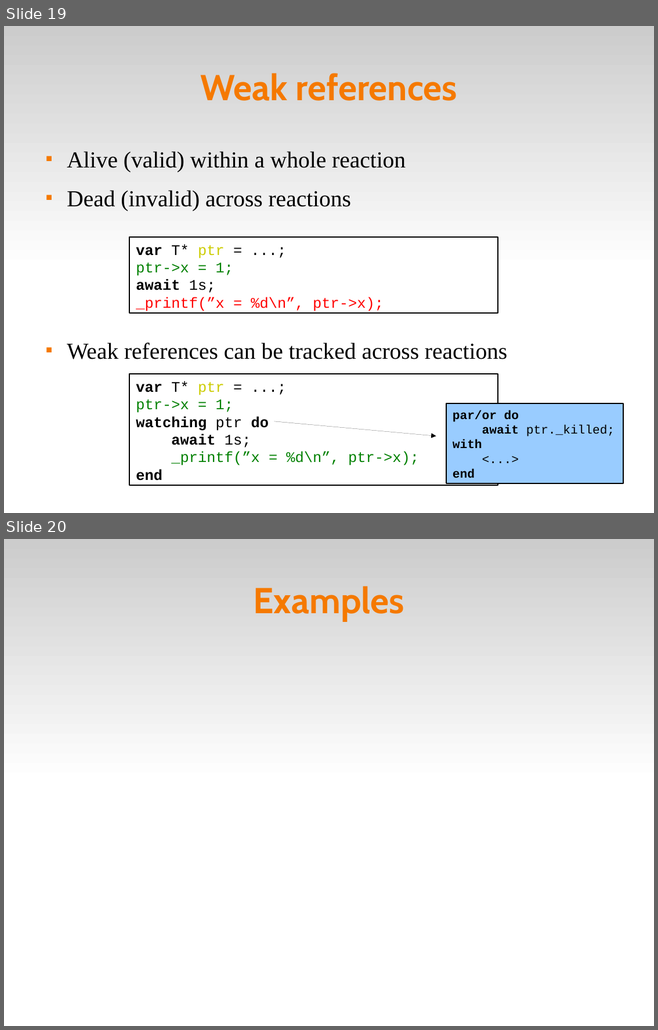
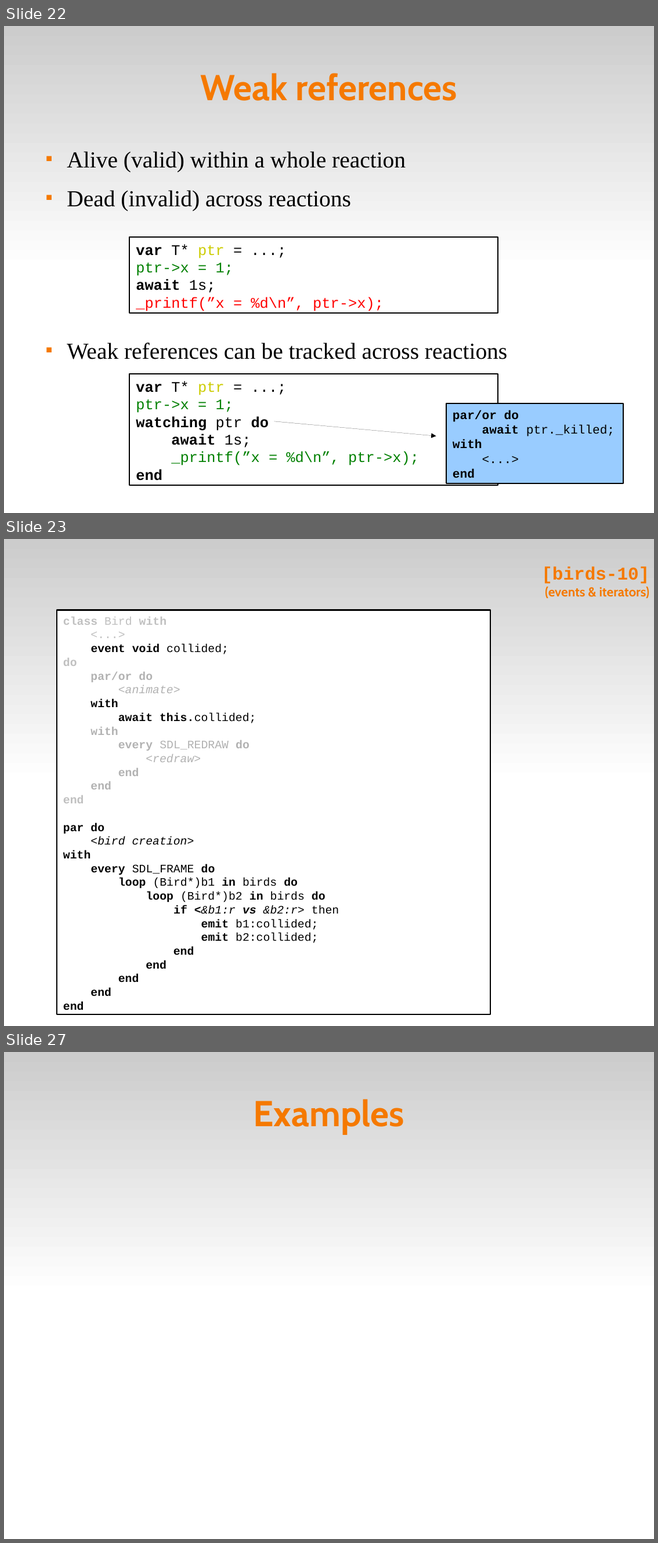
Before and after one commit to fsantanna-no/ceu-docs, a slide deck: ceu_stl.odp. Shown one above the other, each under a label of ours: slides 19 and 20 before the commit, slides 22, 23 and 27 after it; the slides between them are not shown. The pictures are 658x1030 and 658x1543 pixels, drawn with LibreOffice and Linux fonts; fonts in the diff are those of the drawing. Boxes give left, top, right and bottom in pixels: in the first picture for what was removed or moved away, otherwise in the second. Text is boxed around its words. In the diff, an @@ line names an element or a change of style, - is before the commit and + after.

```diff
--- a/ceu_stl.odp
+++ b/ceu_stl.odp
@@ slide 23 added at (4,539,654,1026), background #FFFFFF; not listed: 1 template element that a slide beside it also shows @@
@@ title added at (541,567,650,598), 16 pt, text #F57900, bold @@
+[birds-10]
+(events & iterators)
@@ rectangle added at (57,610,490,1015), fill #FFFFFF, outline #000000 1.45 pt, 14 pt, text #000000 @@
+class Bird with
+<...>
+event void collided;
+do
+par/or do
+<animate>
+with
+await this.collided;
+with
+every SDL_REDRAW do
+<redraw>
+end
+end
+end
+par do
+<bird creation>
+with
+every SDL_FRAME do
+loop (Bird*)b1 in birds do
+loop (Bird*)b2 in birds do
+if <&b1:r vs &b2:r> then
+emit b1:collided;
+emit b2:collided;
+end
+end
+end
+end
+end
@@ what was slide 19 is now slide 22 @@
@@ what was slide 20 is now slide 27 @@
```
Also in this commit, not shown: 15 slides changed, 6 other slides added, 2 other files.
